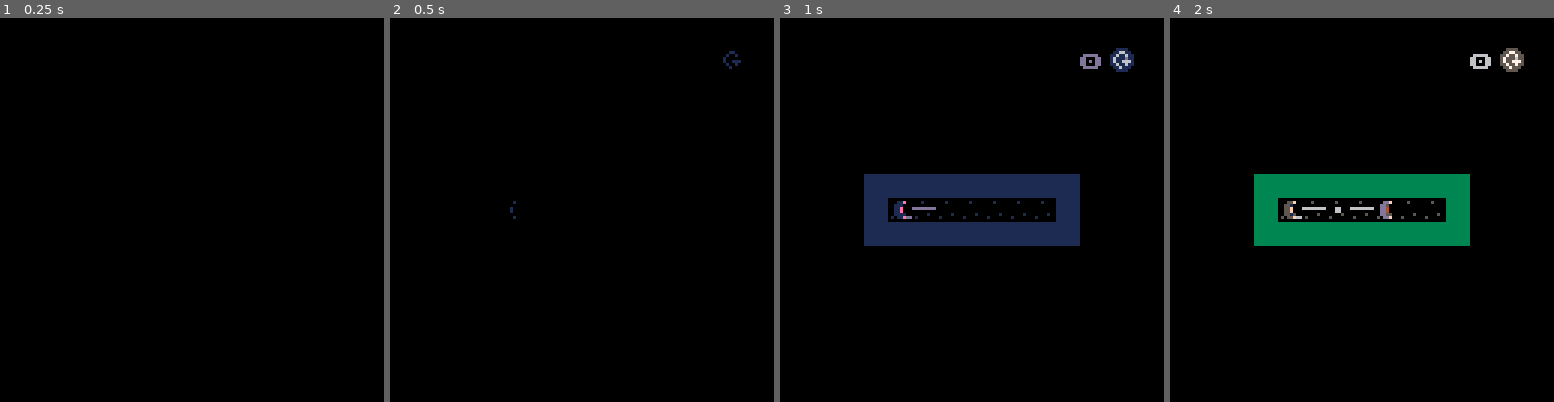
Above: before the commit, frames 1-4 (left to right).
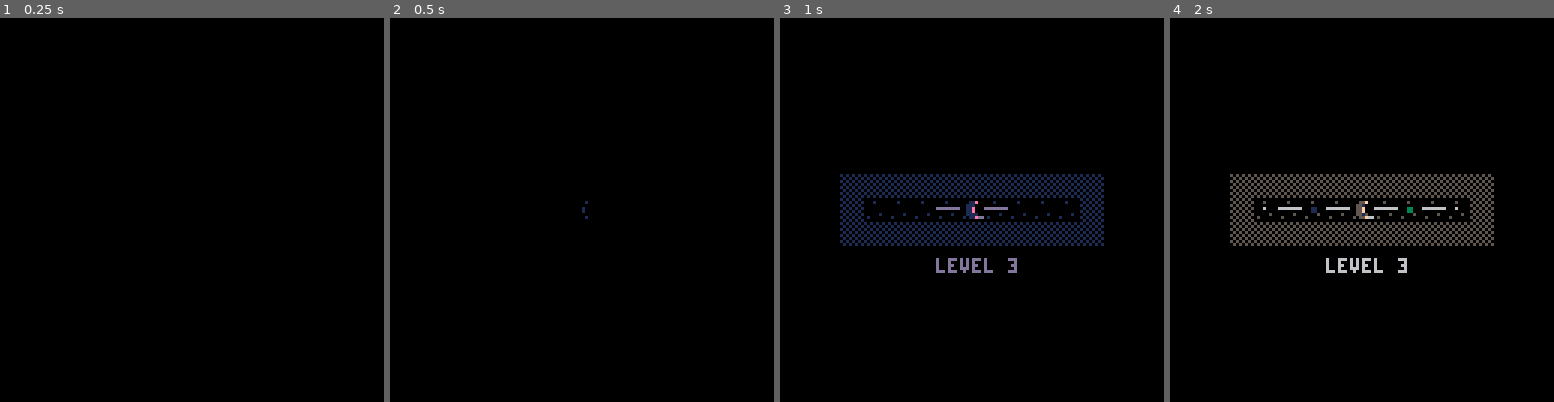
Above: after the commit, the same moments.

Repository: wesen/carts
Game: PICO-8 cartridge pico-go.p8
Two runs of this game, one before a commit and one after it. Both use one fixed random seed, a clock stepped at 60 frames per second and the inputs below.
Inputs:
- Up to frame 1 (0.25 s): no input
- Up to frame 2 (0.5 s): tap X (X key) at 0.33 s
- Up to frame 3 (1 s): tap O (Z key) at 0.7 s
- Up to frame 4 (2 s): tap X (X key) at 1.07, 1.85 s; hold Right from 1.6 s (still down); tap O (Z key) at 1.7 s

Frame 1 is identical in both runs. In frame 2, 0.1% of the frame differs, in the area x 31-92%, y 8-53%; in frame 3, 6.6%; in frame 4, 10%, in the area x 15-93%, y 7-67%.

Commit message:
Refactor player to use a CR

Diff:
--- a/pico-go.p8
+++ b/pico-go.p8
@@ -18,7 +18,7 @@
 
 -- debug flags
 dbg_skip_start=true
-dbg_skip_metalevel=true
+dbg_skip_metalevel=false
 dbg_auto_win=false
 dbg_start_level=2
 dbg_draw=false
@@ -676,16 +676,25 @@
 end
 
 -- only called in the correct states
-function class_player:update()
- for i=1,5 do
-  if btnp(i-1) and not self.is_moving then
-   self:move(i)
-   break
-  end
- end
- if btnp(4) then
-  game:restart_level()
- end
+function class_player:do_turn()
+ return add_cr(function()
+  while true do
+   for i=1,4 do
+    if btnp(i-1) then
+     local cr=self:move(i)
+     if cr!=nil then
+      wait_for_cr(cr)
+      return
+     end
+    end
+   end
+   if btnp(4) then
+    printh("restarting level")
+    game:restart_level()
+    return
+   end
+  end
+ end)
 end
 
 -- enemies
@@ -793,7 +802,7 @@
 - add move sfx
 - add death sfx
 - add kill sfx
-- player can't move if goal reached
+x player can't move if goal reached
 - refactor metalevel into separate game loop
 - use bebop lines instead of sfx
 - chose to enter level
@@ -818,7 +827,7 @@
 - levels
 
 -- refactoring
-- refactor player update to cr
+x refactor player update to cr
 - refactor to use v2
 ]]
 -->8
@@ -999,6 +1008,7 @@
    player.has_finished_turn=false
 
    arrows:show()
+   wait_for_cr(player:do_turn())
    while not player.has_finished_turn and not self.request_restart do
     if player.is_moving then
      arrows:hide()
@@ -1044,10 +1054,6 @@
  end)
 end
 
-function class_game:update()
- if (self.state==state_play and self.turn==turn_player) player:update()
-end
-
 -- shake
 shakex=0
 shakey=0
@@ -1068,7 +1074,7 @@
   board:draw()
   enemies:draw()
   player:draw()
-  arrows:draw()
+  if (not player.is_moving) arrows:draw()
   particles:draw()
   camera(shakex,shakey)
  end
@@ -1124,7 +1130,6 @@
  lasttime=t
 
  tick_crs()
- game:update()
  particles:update()
 end
 
